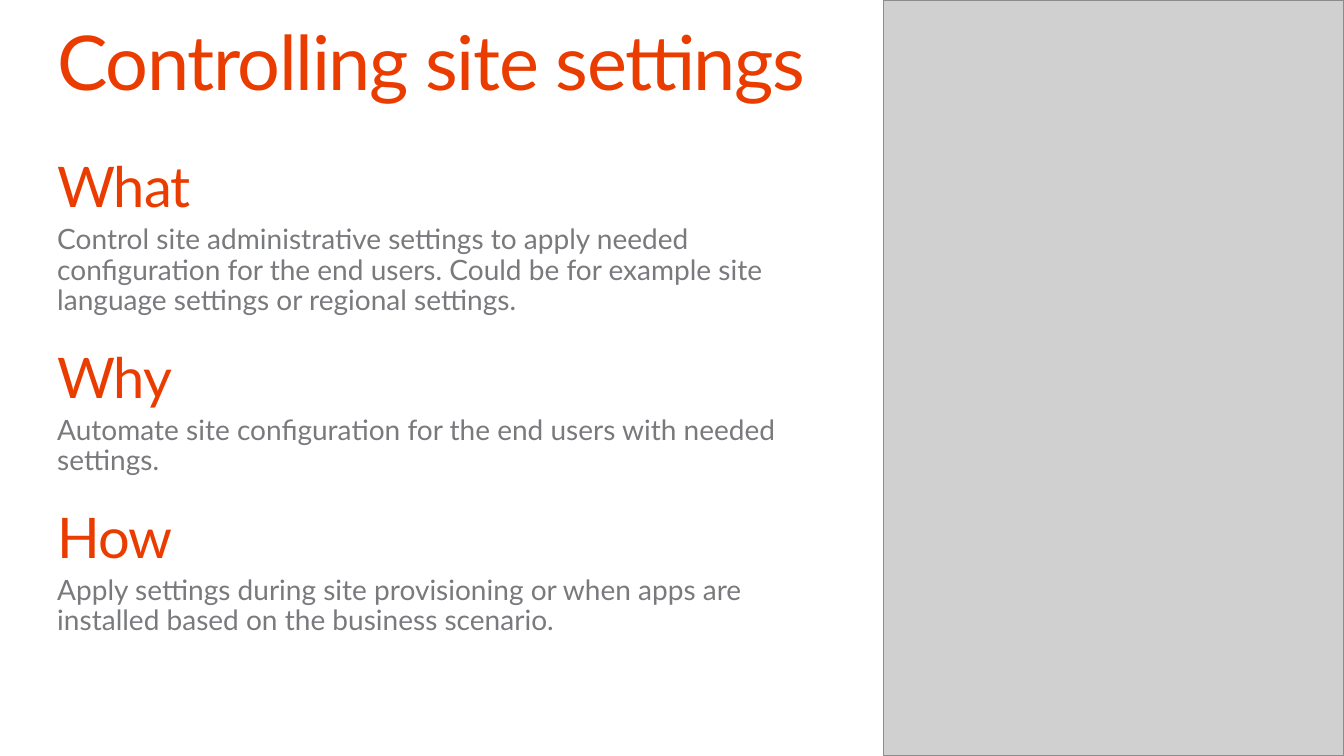
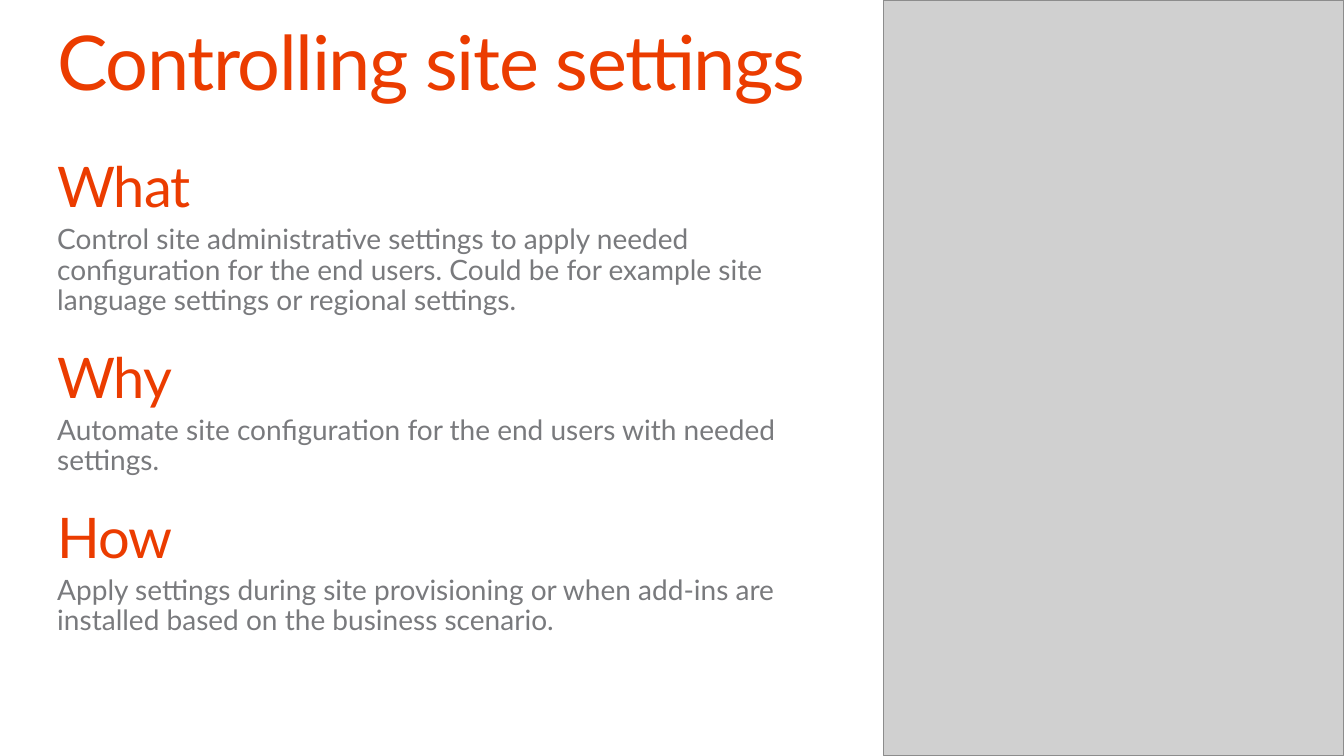
Before and after one commit to OfficeDev/TrainingContent, a slide deck: slide 19 of O3658/02 Managing site settings using app model/2_SiteManagement.pptx. Drawn at 1344x756 pixels with LibreOffice and Linux fonts; fonts in the diff are those of the drawing; grey boxes stand for pictures; background and template pictures are left out. Boxes give left, top, right and bottom in pixels: in the first picture for what was removed or moved away, otherwise in the second. Text is boxed around its words. In the diff, an @@ line names an element or a change of style, - is before the commit and + after.

```diff
--- a/O3658/02 Managing site settings using app model/2_SiteManagement.pptx
+++ b/O3658/02 Managing site settings using app model/2_SiteManagement.pptx
@@ text at [57,579,774,630]: text changed @@
-  Apply settings during site provisioning or when apps are installed based on the business scenario.
+  Apply settings during site provisioning or when add-ins are installed based on the business scenario.
```
Also in this commit, not shown: 9 other slides changed, 1 slide added, 1 slide removed, 6 other files.
